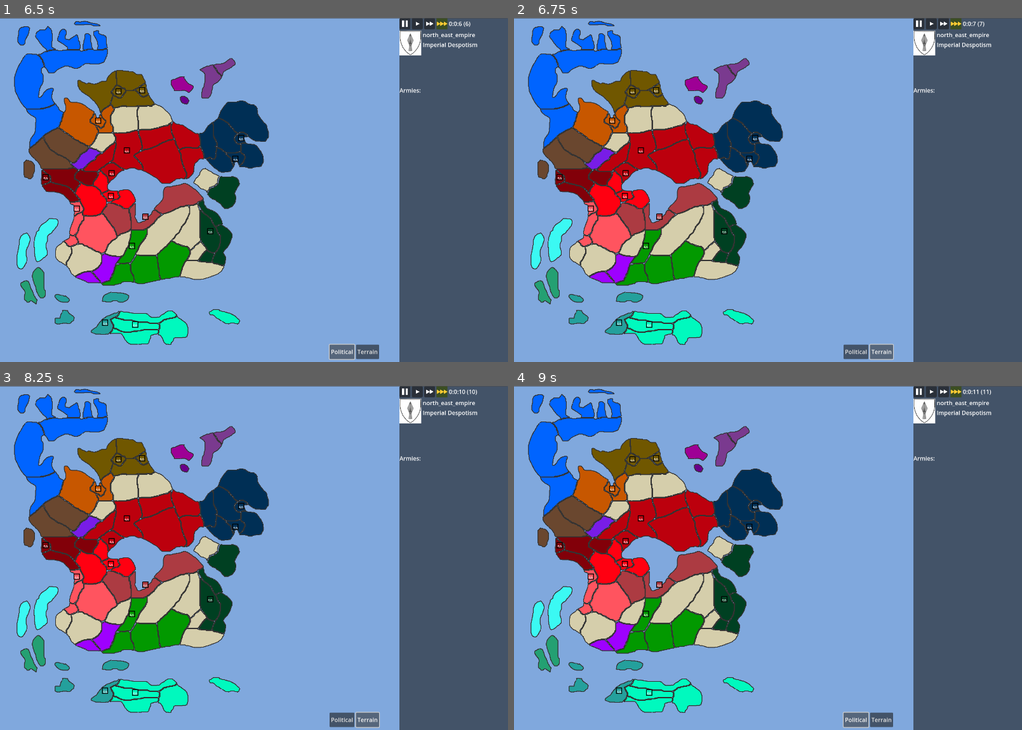
Above: before the commit, frames 1-4 (two rows, left to right).
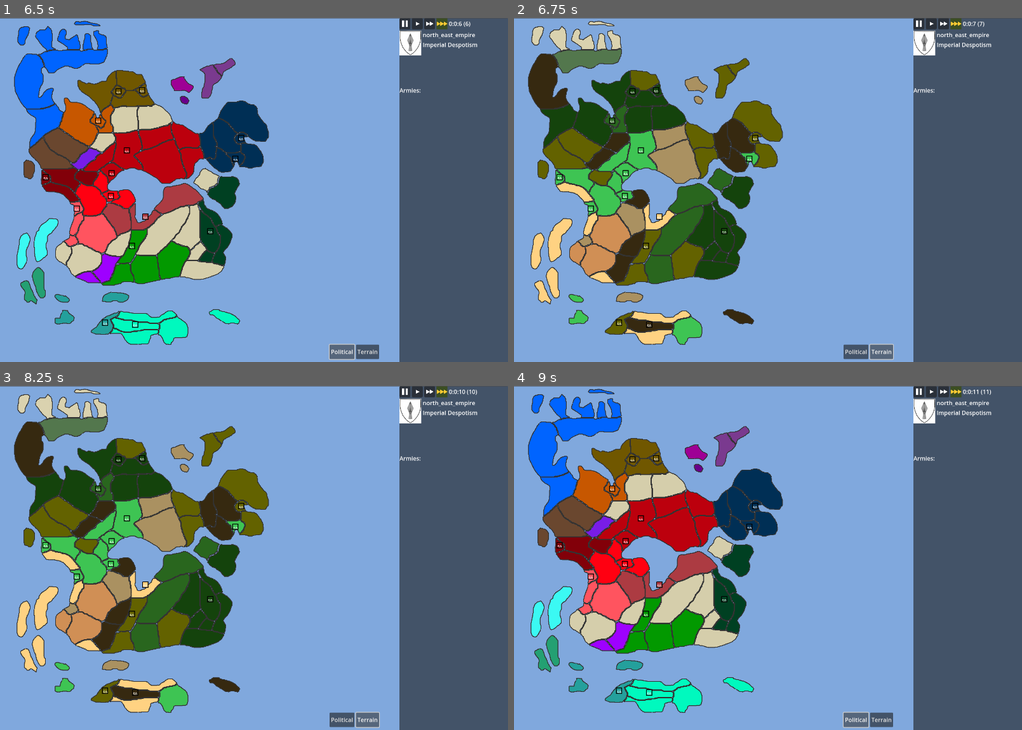
Above: after the commit, the same moments.

Repository: code-11/StormCell
Game: Godot game, scene res://testing.tscn
Two runs of this game, one before a commit and one after it. Both use one fixed random seed, a clock stepped at 60 frames per second and the inputs below.
Inputs (mouse positions are in pixels of both pictures, inside the frame that each line leads up to):
- Up to frame 1 (6.5 s): click "New Game" at 0.5 s; click (416, 24) at 1.25 s; click (416, 24) at 2 s; click (431, 24) at 2.75 s; click (431, 24) at 3.5 s; click (441, 24) at 4.25 s; click (441, 24) at 5 s; click "Political" at 5.75 s
- Up to frame 2 (6.75 s): click "Terrain" at 6.5 s
- Up to frame 3 (8.25 s): click "Political" at 7.25 s; click "Terrain" at 8 s
- Up to frame 4 (9 s): click "Political" at 8.75 s

Frame 1 is identical in both runs. In frame 2, 19% of the frame differs, in the area x 2-53%, y 0-95%; in frame 3, 19%; in frame 4, nothing differs.
Error before the commit: Invalid access to property or key 'terrain' on a base object of type 'Node2D (PathOverlay.gd)'. (res://MapLoader.gd:42)

Commit message:
Fix terrain map mode coloring broken by path overlay node
PathOverlay was added as a child of the regions container, so any
code iterating $regions.get_children() as if every child were a
Region would hit it. create_terrain_color_dict() crashed on its
missing terrain property, aborting the recolor before any region
was updated. Added get_regions() to filter to actual Region
instances and used it everywhere region-only iteration was assumed.

Diff:
--- a/stormCellGodot/MapLoader.gd
+++ b/stormCellGodot/MapLoader.gd
@@ -37,7 +37,7 @@
 
 func create_terrain_color_dict():
 	var to_return={}
-	var all_regions=$regions.get_children()
+	var all_regions=$regions.get_regions()
 	for region in all_regions:
 		to_return[region.name]=region.terrain.color
 	return to_return
--- a/stormCellGodot/RegionGeoLoader.gd
+++ b/stormCellGodot/RegionGeoLoader.gd
@@ -16,8 +16,11 @@
 func get_the_map():
 	return get_parent()
 
+func get_regions():
+	return get_children().filter(func(child): return child is Region)
+
 func get_clicked_region(clicked_point):
-	for region in get_children():
+	for region in get_regions():
 		for poly in get_polys(region):
 			if Geometry2D.is_point_in_polygon(clicked_point,poly.polygon):
 				return region
@@ -85,7 +88,7 @@
 
 func get_armies_and_their_regions()-> MultiMap:
 	var to_return=MultiMap.new()
-	for region in get_children():
+	for region in get_regions():
 		for child in region.get_children():
 			if child.is_in_group(SCConstants.ARMY_GROUP):
 				to_return.add(region,child)
@@ -188,7 +191,7 @@
 			poly.color=Color.html(color_hex)
 
 func color_regions(region_color_dict):
-	for region in get_children():
+	for region in get_regions():
 		var region_color_hex=region_color_dict.get(region.name,get_the_map().UNOCCUPIED_REGION_COLOR)
 		color_region(region,region_color_hex)
 
@@ -222,7 +225,7 @@
 	return days
 
 func attach_army(army_node,region):
-	for child_region in get_children():
+	for child_region in get_regions():
 		if child_region.name == region:
 			var bb_center=get_bb_center(get_region_bb(child_region))
 			army_node.position=Vector2(bb_center[0],bb_center[1])
@@ -357,7 +360,7 @@
 	# stance reset to AGGRESSIVE is deferred to handle_stance_unlock once the lock expires
 
 func advance_all_moving_armies(cur_day) -> void:
-	for region in get_children():
+	for region in get_regions():
 		for army in get_armies(region):
 			if army.stance == SCConstants.Stance.MOVING \
 			   and army.move_queue.size() > 0 \
